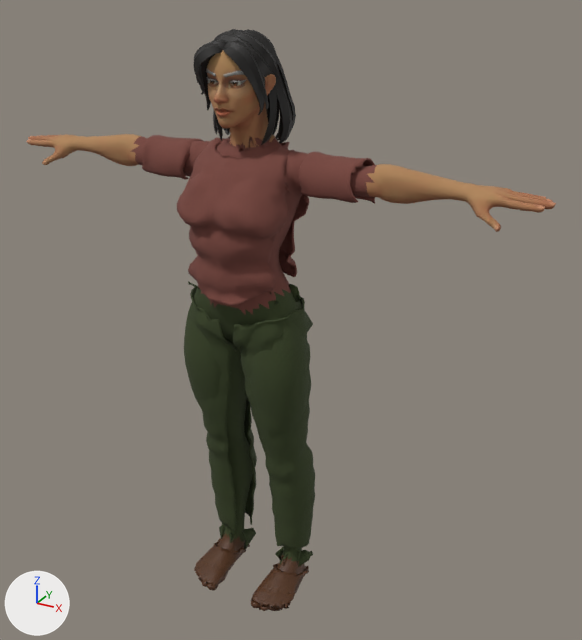
A saved change to the glTF model modelo/maria.glb.
Before and after are seen from a camera (50 mm lens) standing at (1.177, -1.856, 1.927) and looking at (0.102, 0.098, 0.949). The axes (+X, +Y, +Z) are drawn at lower left. The lights are the same throughout. The picture after the commit comes second. Vertices at exactly the same position are counted once.

The scene before the commit, as lines of its bpy script (objects in view):
```python
me_superhero_female = bpy.data.meshes.new('Superhero_Female')
me_superhero_female.from_pydata(...)  # 6408 vertices, 12812 faces; spans x -0.83..0.83, y -0.14..0.16, z -0.01..1.77
# faces by material slot: [6870, 2314, 2316, 1312]
me_superhero_female.materials.append(mat_mi_superhero_female)
me_superhero_female.materials.append(mat_maria_blusa)
me_superhero_female.materials.append(mat_maria_pantalon)
me_superhero_female.materials.append(mat_maria_botas)
me_superhero_female_001 = bpy.data.meshes.new('Superhero_Female.001')
me_superhero_female_001.from_pydata(...)  # 2690 vertices, 5360 faces; spans x -0.37..0.368, y -0.157..0.153, z 1.036..1.521
me_superhero_female_001.materials.append(mat_maria_blusa)
me_superhero_female_002 = bpy.data.meshes.new('Superhero_Female.002')
me_superhero_female_002.from_pydata(...)  # 2700 vertices, 5372 faces; spans x -0.198..0.197, y -0.103..0.171, z 0.037..1.1
me_superhero_female_002.materials.append(mat_maria_pantalon)
me_superhero_female_003 = bpy.data.meshes.new('Superhero_Female.003')
me_superhero_female_003.from_pydata(...)  # 1564 vertices, 3112 faces; spans x -0.189..0.19, y -0.124..0.12, z -0.02..0.074
me_superhero_female_003.materials.append(mat_maria_botas)
ob_maria_blusa = bpy.data.objects.new('maria_blusa', me_superhero_female_001)
ob_maria_blusa.location = (0.0, 0.0, 0.0)
ob_maria_botas = bpy.data.objects.new('maria_botas', me_superhero_female_003)
ob_maria_botas.location = (0.0, 0.0, 0.0)
ob_maria_pantalon = bpy.data.objects.new('maria_pantalon', me_superhero_female_002)
ob_maria_pantalon.location = (0.0, 0.0, 0.0)
ob_superhero_female = bpy.data.objects.new('Superhero_Female', me_superhero_female)
ob_superhero_female.location = (0.0, 0.0, 0.0)
# also in view: 'Hair_Long' at (0.0, 0.026, 1.622)
```
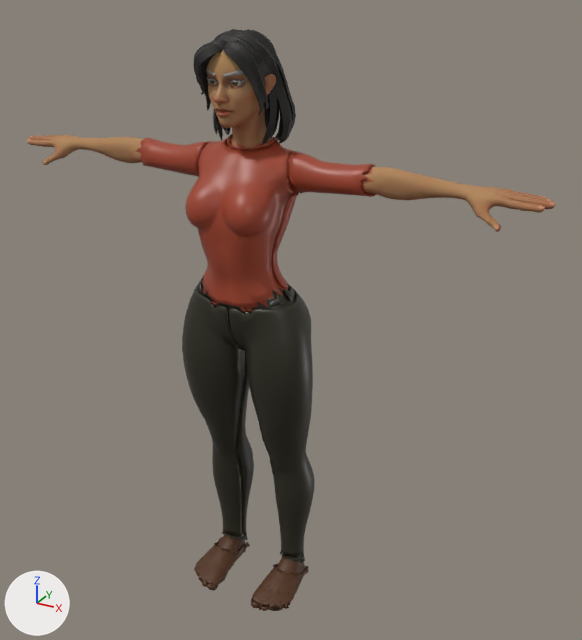
What differs and where, as boxes [x1, y1, x2, y2] in the pictures (582 x 640 px; the box of a moved part takes in the faces that stretch with it):
'maria_pantalon', reshaped
    before: [188, 281, 315, 567]
    after: [182, 278, 315, 563]
'maria_blusa', reshaped
    before: [142, 135, 375, 306]
    after: [137, 134, 377, 311]
part 1 of me_superhero_female_002, moved or reshaped
    before: [189, 284, 303, 565]
    after: [200, 283, 304, 563]
part 2 of me_superhero_female_002, recoloured
    both: [189, 285, 315, 562]
part 3 of me_superhero_female_001, moved or reshaped
    before: [187, 138, 294, 179]
    after: [228, 137, 366, 199]
part 4 of me_superhero_female_001, recoloured
    both: [142, 138, 374, 306]
part 5 of me_superhero_female, moved or reshaped (mostly hidden afterwards)
    before: [98, 118, 434, 406]
    after: [99, 119, 433, 314]
part 6 of me_superhero_female, recoloured
    both: [135, 142, 373, 313]
part 7 of me_superhero_female, recoloured
    before: [184, 289, 315, 561]
    after: [197, 283, 303, 565]

Diff of the bpy script that builds the scene:
```diff
--- a/modelo/maria.glb.py
+++ b/modelo/maria.glb.py
@@ img_cotton_jersey_diff_1k @@
+img_cotton_jersey_diff_1k = load_image('cotton_jersey_diff_1k', '_unpacked/cotton_jersey_diff_1k', 512, 512, 'sRGB')
@@ img_cotton_jersey_nor_gl_1k @@
+img_cotton_jersey_nor_gl_1k = load_image('cotton_jersey_nor_gl_1k', '_unpacked/cotton_jersey_nor_gl_1k', 512, 512, 'Non-Color')
@@ mat_maria_polera @@
+mat_maria_polera = bpy.data.materials.new('maria_polera')
+# colours: orange #d2694c, mixed with the vertex colours
+# uses the picture img_cotton_jersey_diff_1k
+# uses the picture img_cotton_jersey_nor_gl_1k
@@ mat_maria_calzas @@
+mat_maria_calzas = bpy.data.materials.new('maria_calzas')
+# colours: greyish green #3b4232, mixed with the vertex colours
+# uses the picture img_cotton_jersey_diff_1k
+# uses the picture img_cotton_jersey_nor_gl_1k
@@ me_superhero_female_001 @@
 # used by ob_maria_blusa; location = (0.0, 0.0, 0.0)
-me_superhero_female_001.from_pydata(...)  # 2690 vertices, 5360 faces; spans x -0.37..0.368, y -0.157..0.153, z 1.036..1.521
+me_superhero_female_001.from_pydata(...)  # 2690 vertices, 5360 faces; spans x -0.377..0.377, y -0.136..0.13, z 1.034..1.496
+# me_superhero_female_001 part 3: 2690 of 2690 vertices moved; they spanned x -0.37..0.368, y -0.157..0.153, z 1.036..1.521 and now span x -0.377..0.377, y -0.136..0.13, z 1.034..1.496; mean shift (0.0, 0.001, -0.001)
+# me_superhero_female_001 part 4: 5252 faces spanning x -0.377..0.377, y -0.136..0.13, z 1.034..1.496 switch from mat_maria_blusa to mat_maria_polera
@@ me_superhero_female_002 @@
 # used by ob_maria_pantalon; location = (0.0, 0.0, 0.0)
-me_superhero_female_002.from_pydata(...)  # 2700 vertices, 5372 faces; spans x -0.198..0.197, y -0.103..0.171, z 0.037..1.1
+me_superhero_female_002.from_pydata(...)  # 2700 vertices, 5372 faces; spans x -0.214..0.214, y -0.09..0.167, z 0.044..1.089
+# me_superhero_female_002 part 1: 2700 of 2700 vertices moved; they spanned x -0.198..0.197, y -0.103..0.171, z 0.037..1.1 and now span x -0.214..0.214, y -0.09..0.167, z 0.044..1.089; mean shift (0.0, -0.002, 0.001)
+# me_superhero_female_002 part 2: 5298 faces spanning x -0.214..0.214, y -0.09..0.167, z 0.044..1.089 switch from mat_maria_pantalon to mat_maria_calzas
@@ me_superhero_female @@
 # used by ob_superhero_female; location = (0.0, 0.0, 0.0)
-me_superhero_female.from_pydata(...)  # 6408 vertices, 12812 faces; spans x -0.83..0.83, y -0.14..0.16, z -0.01..1.77
+me_superhero_female.from_pydata(...)  # 6408 vertices, 12812 faces; spans x -0.83..0.83, y -0.13..0.16, z -0.01..1.77
+# me_superhero_female part 5: 1402 of 6408 vertices moved; they spanned x -0.54..0.54, y -0.14..0.16, z 0.79..1.56 and now span x -0.54..0.54, y -0.13..0.16, z 0.79..1.56; mean shift (0.0, 0.0, 0.0); largest move (-0.38, 0.08, 1.38) -> (-0.35, 0.07, 1.39)
+# me_superhero_female part 6: all 2314 faces that had it switch from mat_maria_blusa to mat_maria_polera
+# me_superhero_female part 7: all 2316 faces that had it switch from mat_maria_pantalon to mat_maria_calzas
+# other edits to the shape of me_superhero_female do not show in these pictures
 me_superhero_female.materials.append(mat_mi_superhero_female)
```
